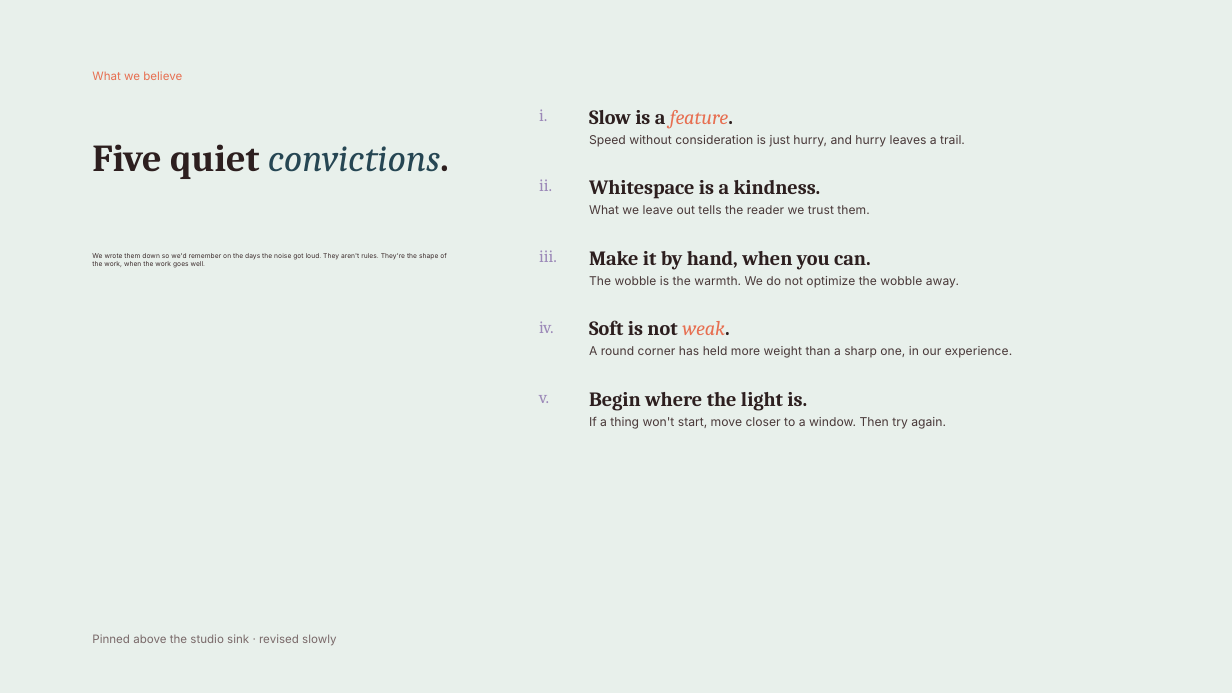
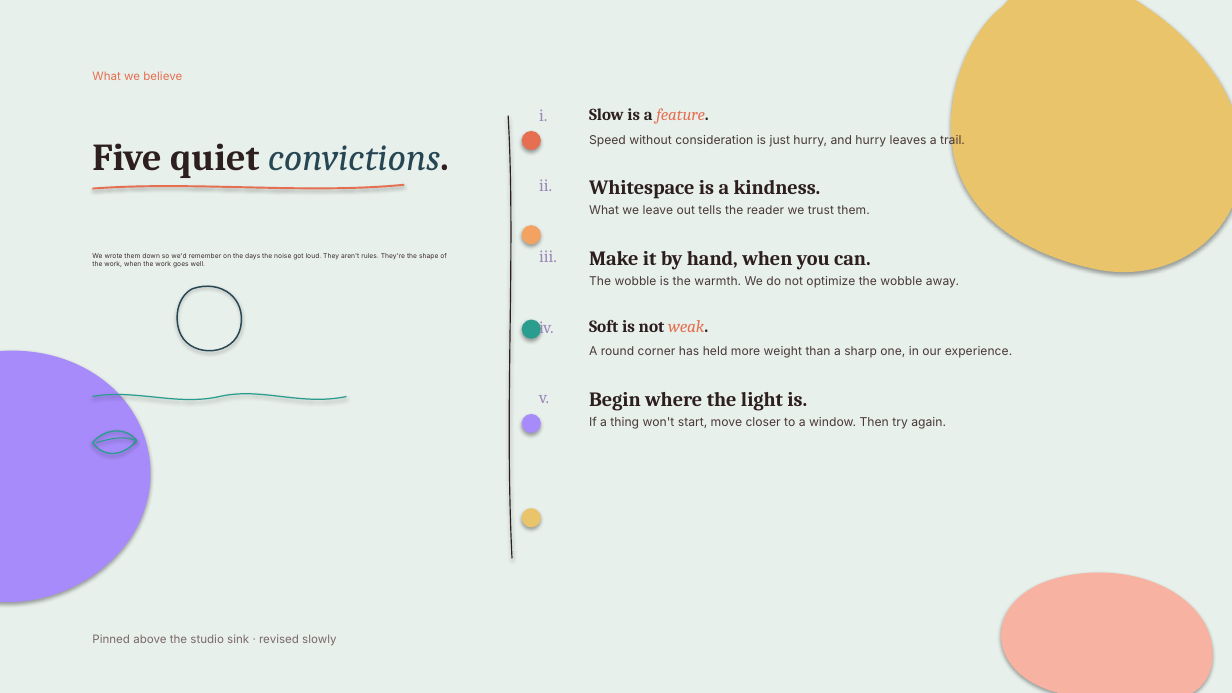
Before and after one commit to vamsiramakrishnan/pixelpitch, a slide deck: slide 35 of _bench/corpus/divergent-deck.pptx. Drawn at 1232x693 pixels with LibreOffice and Linux fonts; fonts in the diff are those of the drawing. Boxes give left, top, right and bottom in pixels: in the first picture for what was removed or moved away, otherwise in the second. Text is boxed around its words. In the diff, an @@ line names an element or a change of style, - is before the commit and + after.

```diff
--- a/_bench/corpus/divergent-deck.pptx
+++ b/_bench/corpus/divergent-deck.pptx
@@ freeform shape added at [944,0,1232,285], fill #E9C46A @@
@@ freeform shape added at [505,116,516,558], outline #2D1F1F 0.9 pt @@
@@ text "Slow is a feature." at [589,108,708,124]: size 15.8 to 13.1 pt @@
@@ ellipse added at [522,131,542,151], fill #E76F51 @@
@@ freeform shape added at [92,181,405,195], outline #E76F51 1.5 pt @@
@@ ellipse added at [522,226,542,245], fill #F4A261 @@
@@ freeform shape added at [174,279,247,358], outline #264653 1.13 pt @@
@@ freeform shape added at [0,327,167,612], fill #A78BFA @@
@@ ellipse added at [522,320,542,339], fill #2A9D8F @@
@@ text "Soft is not weak." at [589,320,708,332]: size 15.8 to 13.3 pt @@
@@ freeform shape added at [92,387,347,407], outline #2A9D8F 0.97 pt @@
@@ ellipse added at [522,414,542,433], fill #A78BFA @@
@@ freeform shape added at [92,427,137,459], outline #2A9D8F 1.05 pt @@
@@ freeform shape added at [96,435,137,443], outline #2A9D8F 0.83 pt @@
@@ ellipse added at [522,508,542,528], fill #E9C46A @@
@@ freeform shape added at [982,558,1213,693], fill #F7B2A2 @@
```
Also in this commit, not shown: 23 other slides changed, 3 slides added, 3 slides removed, 1 other file.
